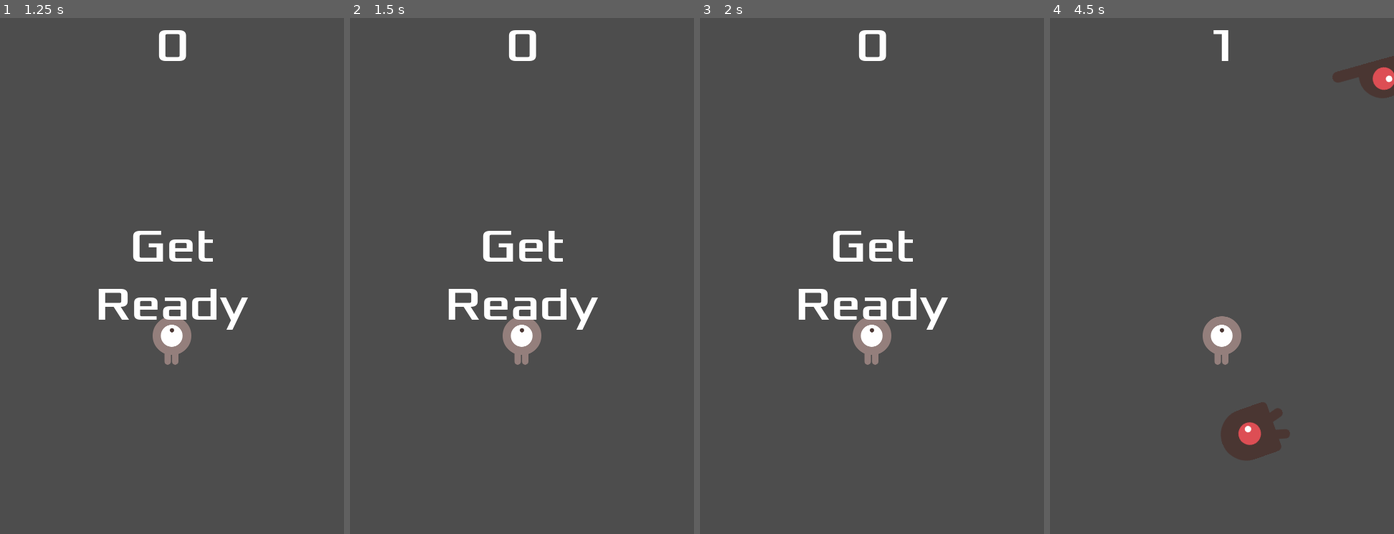
Above: before the commit, frames 1-4 (left to right).
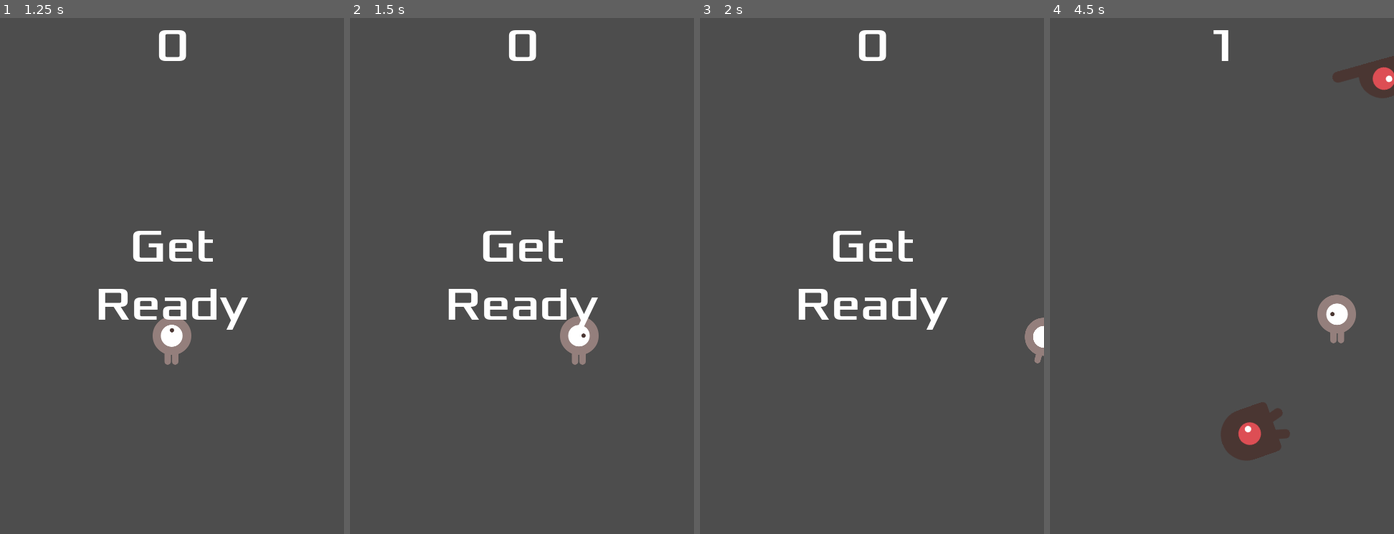
Above: after the commit, the same moments.

Repository: AngelOlivares842/godot2d
Game: Godot game, scene res://Scenes/main.tscn
The game is run twice, just before and just after one commit, with the same random seed, the same clock (stepped at 60 frames per second) and the same inputs.
Inputs:
- Up to frame 1 (1.25 s): click "Start" at 0.5 s
- Up to frame 2 (1.5 s): tap Enter at 1.25 s; hold D (move_right, bound only after the commit) from 1.28 s (still down)
- Up to frame 3 (2 s): keep holding D (move_right, bound only after the commit)
- Up to frame 4 (4.5 s): release D (move_right, bound only after the commit) at 2.03 s; hold S (move_down, bound only after the commit) 2.03-2.78 s; hold D (move_right, bound only after the commit) 2.78-3.53 s; hold W (move_up, bound only after the commit) 3.53-4.28 s; hold A (move_left, bound only after the commit) from 4.28 s (still down)

Frame 1 is identical in both runs. In frame 2, 1.4% of the frame differs, in the area x 44-73%, y 57-68%; in frame 3, 1.1%; in frame 4, 1.5%, in the area x 44-89%, y 53-68%.

Commit message:
Fix input key bindings and player scene path
Corrected the file path for the Player scene in main.tscn to match the actual filename. Updated input key bindings in project.godot to use standard WASD keys for movement instead of physical keycodes.

Diff:
--- a/Scenes/main.tscn
+++ b/Scenes/main.tscn
@@ -1,7 +1,7 @@
 [gd_scene load_steps=6 format=3 uid="uid://djq06upuhtv7g"]
 
 [ext_resource type="Script" uid="uid://6pylh0bd335j" path="res://Scripts/main.gd" id="1_kln2b"]
-[ext_resource type="PackedScene" uid="uid://b1usfh6ararlb" path="res://Scenes/Player.tscn" id="1_r150o"]
+[ext_resource type="PackedScene" uid="uid://b1usfh6ararlb" path="res://Scenes/player.tscn" id="1_r150o"]
 [ext_resource type="PackedScene" uid="uid://dnwoluj15p8c0" path="res://Scenes/Mob.tscn" id="2_rgh2o"]
 [ext_resource type="PackedScene" uid="uid://c7n5wxgquude4" path="res://Scenes/HUD.tscn" id="4_rgh2o"]
 
--- a/project.godot
+++ b/project.godot
@@ -34,21 +34,21 @@
 
 move_up={
 "deadzone": 0.2,
-"events": [Object(InputEventKey,"resource_local_to_scene":fa …(140 unchanged characters)… d":false,"keycode":0,"physical_keycode":4194320,"key_label":0,"unicode":0,"location":0,"echo":false,"script":null)
+"events": [Object(InputEventKey,"resource_local_to_scene":fa …(140 unchanged characters)… d":false,"keycode":0,"physical_keycode":87,"key_label":0,"unicode":119,"location":0,"echo":false,"script":null)
 ]
 }
 move_down={
 "deadzone": 0.2,
-"events": [Object(InputEventKey,"resource_local_to_scene":fa …(140 unchanged characters)… d":false,"keycode":0,"physical_keycode":4194322,"key_label":0,"unicode":0,"location":0,"echo":false,"script":null)
+"events": [Object(InputEventKey,"resource_local_to_scene":fa …(140 unchanged characters)… d":false,"keycode":0,"physical_keycode":83,"key_label":0,"unicode":115,"location":0,"echo":false,"script":null)
 ]
 }
 move_right={
 "deadzone": 0.2,
-"events": [Object(InputEventKey,"resource_local_to_scene":fa …(140 unchanged characters)… d":false,"keycode":0,"physical_keycode":4194321,"key_label":0,"unicode":0,"location":0,"echo":false,"script":null)
+"events": [Object(InputEventKey,"resource_local_to_scene":fa …(140 unchanged characters)… d":false,"keycode":0,"physical_keycode":68,"key_label":0,"unicode":100,"location":0,"echo":false,"script":null)
 ]
 }
 move_left={
 "deadzone": 0.2,
-"events": [Object(InputEventKey,"resource_local_to_scene":fa …(140 unchanged characters)… d":false,"keycode":0,"physical_keycode":4194319,"key_label":0,"unicode":0,"location":0,"echo":false,"script":null)
+"events": [Object(InputEventKey,"resource_local_to_scene":fa …(140 unchanged characters)… d":false,"keycode":0,"physical_keycode":65,"key_label":0,"unicode":97,"location":0,"echo":false,"script":null)
 ]
 }
